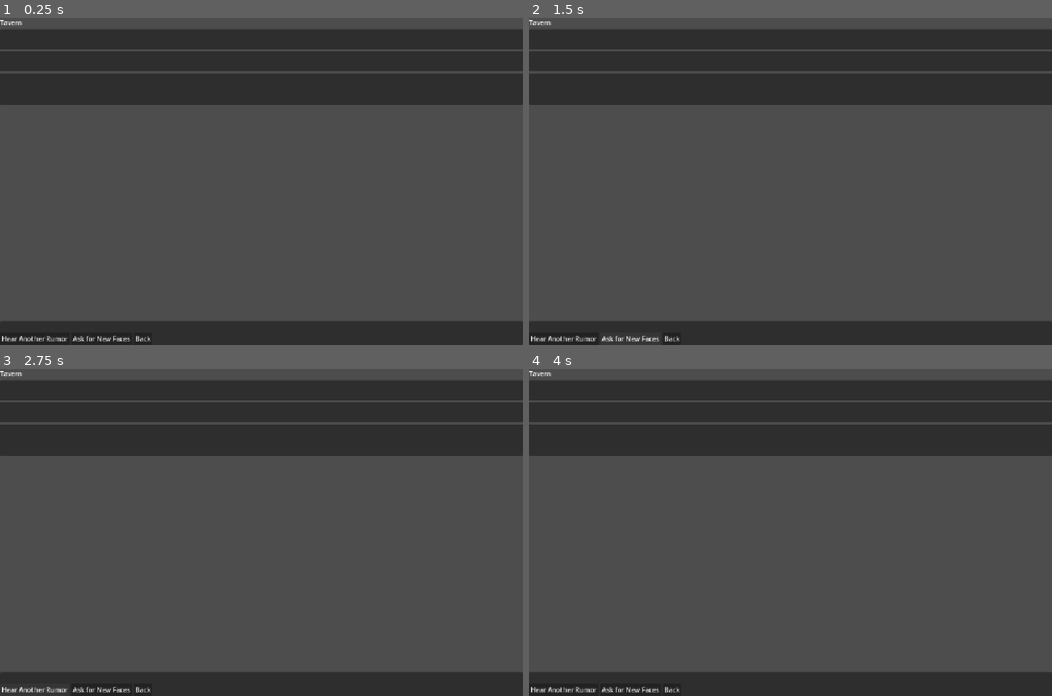
Above: before the commit, frames 1-4 (two rows, left to right).
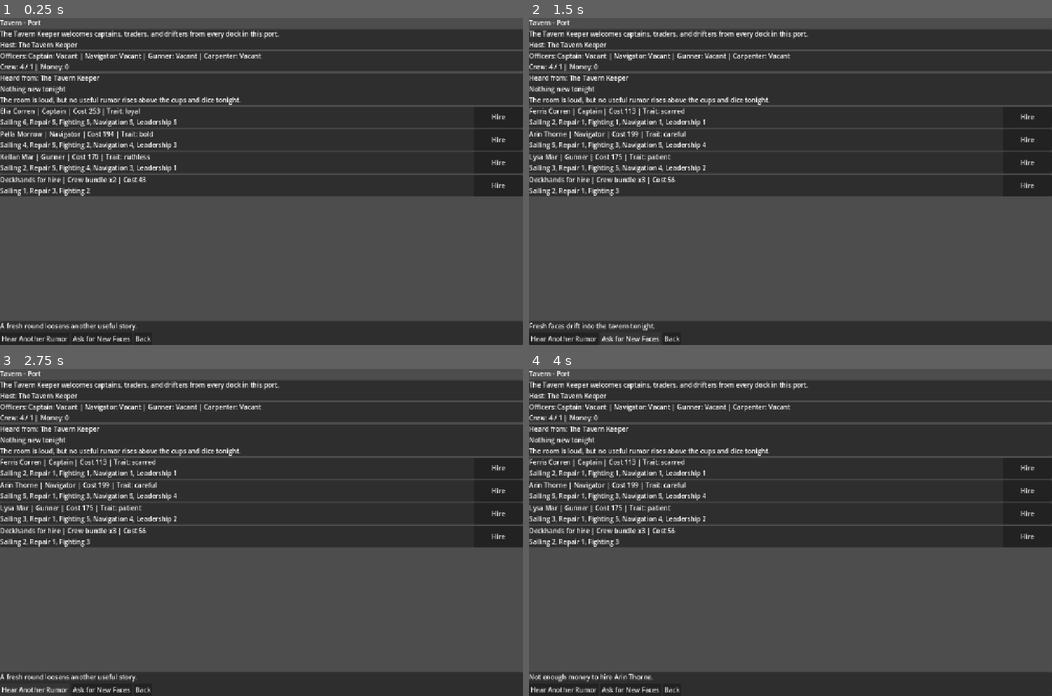
Above: after the commit, the same moments.

Repository: nwrowe/project-northwind
Game: Godot game, scene res://scenes/tavern/TavernScreen.tscn
Same seed, same stepped clock (60 frames per second), same inputs: the game is played once before the commit and once after it. This scene is started directly instead of the project's main scene.
Inputs (mouse positions are in pixels of both pictures, inside the frame that each line leads up to):
- Up to frame 1 (0.25 s): no input
- Up to frame 2 (1.5 s): click "Ask for New Faces" at 0.5 s; click "Ask for New Faces" at 1.25 s
- Up to frame 3 (2.75 s): click "Hear Another Rumor" at 2 s
- Up to frame 4 (4 s): click (1025, 467) at 2.75 s, where only the run after the commit has a clickable "Hire"; click (1025, 489) at 3.5 s, where only the run after the commit has a clickable "Hire"

The runs differ from the first frame. In frame 1, 27% of the frame differs, in the area x 0-100%, y 0-96%; in frame 2, 27%; in frame 3, 27%; in frame 4, 27%.
Error before the commit: Parse Error: Could not resolve class "TavernSystem", because of a parser error. (res://scripts/ui/TavernScreen.gd:3)

Commit message:
Fix TavernSystem reserved keyword parser error

Diff:
--- a/scripts/systems/TavernSystem.gd
+++ b/scripts/systems/TavernSystem.gd
@@ -1,16 +1,16 @@
 class_name TavernSystem
 extends RefCounted
 
-const FIRST_NAMES := ["Arin", "Basso", "Celia", "Daren", "Elia", "Ferris", "Galen", "Hesta", "Ivo", "Jora", "Kellan", "Lysa", "Mira", "Nico", "Orin", "Pella"]
-const LAST_NAMES := ["Vale", "Morrow", "Thorne", "Sable", "Rowan", "Mar", "Quill", "Fen", "Corren", "Dusk"]
-const TRAITS := ["steady", "bold", "careful", "cheap", "loyal", "scarred", "ambitious", "calm", "ruthless", "patient"]
-const OFFICER_ROLES := ["captain", "navigator", "gunner", "carpenter"]
+const FIRST_NAMES = ["Arin", "Basso", "Celia", "Daren", "Elia", "Ferris", "Galen", "Hesta", "Ivo", "Jora", "Kellan", "Lysa", "Mira", "Nico", "Orin", "Pella"]
+const LAST_NAMES = ["Vale", "Morrow", "Thorne", "Sable", "Rowan", "Mar", "Quill", "Fen", "Corren", "Dusk"]
+const TRAITS = ["steady", "bold", "careful", "cheap", "loyal", "scarred", "ambitious", "calm", "ruthless", "patient"]
+const OFFICER_ROLES = ["captain", "navigator", "gunner", "carpenter"]
 
 func get_rumors_for_current_port() -> Array:
 	return GameData.get_rumors_for_port(GameState.current_port_id)
 
 func get_tavernkeeper_name() -> String:
-	var port_id: String = GameState.current_port_id
+	var port_id = str(GameState.current_port_id)
 	match port_id:
 		"aurelia":
 			return "Mira of the Lantern Cup"
@@ -26,35 +26,35 @@
 			return "The Tavern Keeper"
 
 func get_tavern_intro() -> String:
-	var port: Dictionary = GameData.get_port(GameState.current_port_id)
+	var port = GameData.get_port(GameState.current_port_id)
 	return "%s welcomes captains, traders, and drifters from every dock in %s." % [get_tavernkeeper_name(), port.get("name", "this port")]
 
 func get_random_rumor(exclude_id: String = "") -> Dictionary:
-	var rumors: Array = get_rumors_for_current_port()
+	var rumors = get_rumors_for_current_port()
 	if rumors.is_empty():
 		return {
 			"id": "fallback",
 			"speaker": get_tavernkeeper_name(),
 			"title": "Nothing new tonight",
-			"text": "The room is loud, but no useful rumor rises above the cups and dice tonight.",
+			"text": "The room is loud, but no useful rumor rises above the cups and dice tonight."
 		}
 
-	var filtered: Array = []
+	var filtered = []
 	for rumor in rumors:
 		if str(rumor.get("id", "")) != exclude_id:
 			filtered.append(rumor)
 	if filtered.is_empty():
 		filtered = rumors
 
-	var rumor_index: int = randi() % filtered.size()
+	var rumor_index = randi() % filtered.size()
 	return filtered[rumor_index]
 
 func ensure_candidates_for_current_port() -> void:
-	var port_id: String = GameState.current_port_id
+	var port_id = str(GameState.current_port_id)
 	if not GameState.tavern_candidates_by_port.has(port_id):
 		GameState.tavern_candidates_by_port[port_id] = _generate_candidate_pool(port_id)
 		return
-	var existing: Array = GameState.tavern_candidates_by_port.get(port_id, [])
+	var existing = GameState.tavern_candidates_by_port.get(port_id, [])
 	if existing.is_empty():
 		GameState.tavern_candidates_by_port[port_id] = _generate_candidate_pool(port_id)
 
@@ -63,25 +63,25 @@
 	return GameState.tavern_candidates_by_port.get(GameState.current_port_id, [])
 
 func reroll_candidates_for_current_port() -> Dictionary:
-	var port_id: String = GameState.current_port_id
+	var port_id = str(GameState.current_port_id)
 	GameState.tavern_candidates_by_port[port_id] = _generate_candidate_pool(port_id)
 	return {"success": true, "message": "Fresh faces drift into the tavern tonight."}
 
 func hire_candidate(candidate_id: String) -> Dictionary:
 	ensure_candidates_for_current_port()
-	var port_id: String = GameState.current_port_id
-	var candidates: Array = GameState.tavern_candidates_by_port.get(port_id, [])
-	var candidate_index: int = _find_candidate_index(candidates, candidate_id)
+	var port_id = str(GameState.current_port_id)
+	var candidates = GameState.tavern_candidates_by_port.get(port_id, [])
+	var candidate_index = _find_candidate_index(candidates, candidate_id)
 	if candidate_index < 0:
 		return {"success": false, "message": "That recruit is no longer available."}
-	var candidate: Dictionary = candidates[candidate_index]
-	var role: String = str(candidate.get("role", ""))
-	var cost: int = int(candidate.get("signing_cost", 0))
+	var candidate = candidates[candidate_index]
+	var role = str(candidate.get("role", ""))
+	var cost = int(candidate.get("signing_cost", 0))
 	if GameState.money < cost:
 		return {"success": false, "message": "Not enough money to hire %s." % candidate.get("name", "this recruit")}
 
 	if role == "crew":
-		var amount: int = int(candidate.get("crew_amount", 0))
+		var amount = int(candidate.get("crew_amount", 0))
 		if GameState.crew_count + amount > GameState.get_effective_crew_capacity():
 			return {"success": false, "message": "Not enough crew space on your current ship."}
 		GameState.money -= cost
@@ -103,54 +103,54 @@
 	GameState.tavern_candidates_by_port[port_id] = candidates
 	return {"success": true, "message": "Hired %s as %s for %d coins." % [candidate.get("name", "Officer"), role.capitalize(), cost]}
 
-func get_officer_summary_lines() -> Array[String]:
-	var lines: Array[String] = []
+func get_officer_summary_lines() -> Array:
+	var lines = []
 	for role in OFFICER_ROLES:
 		if GameState.officer_assignments.has(role):
-			var officer: Dictionary = GameState.officer_assignments[role]
+			var officer = GameState.officer_assignments[role]
 			lines.append("%s: %s" % [role.capitalize(), officer.get("name", "Assigned")])
 		else:
 			lines.append("%s: Vacant" % role.capitalize())
 	return lines
 
 func _generate_candidate_pool(port_id: String) -> Array:
-	var pool: Array = []
-	var base_seed: int = int(Time.get_unix_time_from_system()) + GameState.day_count
+	var pool = []
+	var base_seed = int(Time.get_unix_time_from_system()) + GameState.day_count
 	for i in range(3):
-		var role: String = OFFICER_ROLES[i % OFFICER_ROLES.size()]
+		var role = str(OFFICER_ROLES[i % OFFICER_ROLES.size()])
 		pool.append(_make_officer_candidate(port_id, role, i, base_seed))
 	pool.append(_make_crew_candidate(port_id, base_seed))
 	return pool
 
 func _make_officer_candidate(port_id: String, role: String, officer_num: int, base_seed: int) -> Dictionary:
-	var name: String = _random_name(base_seed + officer_num * 11)
-	var trait: String = TRAITS[(base_seed + officer_num * 7) % TRAITS.size()]
-	var sailing: int = 2 + ((base_seed + officer_num * 3) % 5)
-	var repair: int = 1 + ((base_seed + officer_num * 5) % 5)
-	var fighting: int = 1 + ((base_seed + officer_num * 7) % 5)
-	var navigation: int = 1 + ((base_seed + officer_num * 9) % 5)
-	var leadership: int = 1 + ((base_seed + officer_num * 13) % 5)
-	var signing_cost: int = 70 + sailing * 8 + repair * 6 + fighting * 7 + navigation * 6 + leadership * 8
+	var name = _random_name(base_seed + officer_num * 11)
+	var personality_trait = str(TRAITS[(base_seed + officer_num * 7) % TRAITS.size()])
+	var sailing = 2 + ((base_seed + officer_num * 3) % 5)
+	var repair = 1 + ((base_seed + officer_num * 5) % 5)
+	var fighting = 1 + ((base_seed + officer_num * 7) % 5)
+	var navigation = 1 + ((base_seed + officer_num * 9) % 5)
+	var leadership = 1 + ((base_seed + officer_num * 13) % 5)
+	var signing_cost = 70 + sailing * 8 + repair * 6 + fighting * 7 + navigation * 6 + leadership * 8
 	return {
 		"id": "%s_%s_%d_%d" % [port_id, role, GameState.day_count, officer_num],
 		"type": "officer",
 		"role": role,
 		"name": name,
-		"trait": trait,
+		"trait": personality_trait,
 		"signing_cost": signing_cost,
 		"sailing": sailing,
 		"repair": repair,
 		"fighting": fighting,
 		"navigation": navigation,
-		"leadership": leadership,
+		"leadership": leadership
 	}
 
 func _make_crew_candidate(port_id: String, base_seed: int) -> Dictionary:
-	var amount: int = 2 + (base_seed % 4)
-	var sailing: int = 1 + (base_seed % 3)
-	var repair: int = 1 + ((base_seed + 2) % 3)
-	var fighting: int = 1 + ((base_seed + 4) % 3)
-	var signing_cost: int = 12 * amount + sailing * 4 + repair * 3 + fighting * 3
+	var amount = 2 + (base_seed % 4)
+	var sailing = 1 + (base_seed % 3)
+	var repair = 1 + ((base_seed + 2) % 3)
+	var fighting = 1 + ((base_seed + 4) % 3)
+	var signing_cost = 12 * amount + sailing * 4 + repair * 3 + fighting * 3
 	return {
 		"id": "%s_crew_%d" % [port_id, GameState.day_count],
 		"type": "crew",
@@ -161,18 +161,18 @@
 		"signing_cost": signing_cost,
 		"sailing": sailing,
 		"repair": repair,
-		"fighting": fighting,
+		"fighting": fighting
 	}
 
 func _find_candidate_index(candidates: Array, candidate_id: String) -> int:
 	for i in range(candidates.size()):
-		var candidate: Dictionary = candidates[i]
+		var candidate = candidates[i]
 		if str(candidate.get("id", "")) == candidate_id:
 			return i
 	return -1
 
 func _random_name(seed_value: int) -> String:
-	var first_name: String = FIRST_NAMES[abs(seed_value) % FIRST_NAMES.size()]
-	var last_seed: int = int(abs(seed_value) / 3)
-	var last_name: String = LAST_NAMES[last_seed % LAST_NAMES.size()]
+	var first_name = str(FIRST_NAMES[abs(seed_value) % FIRST_NAMES.size()])
+	var last_seed = int(abs(seed_value) / 3)
+	var last_name = str(LAST_NAMES[last_seed % LAST_NAMES.size()])
 	return "%s %s" % [first_name, last_name]
